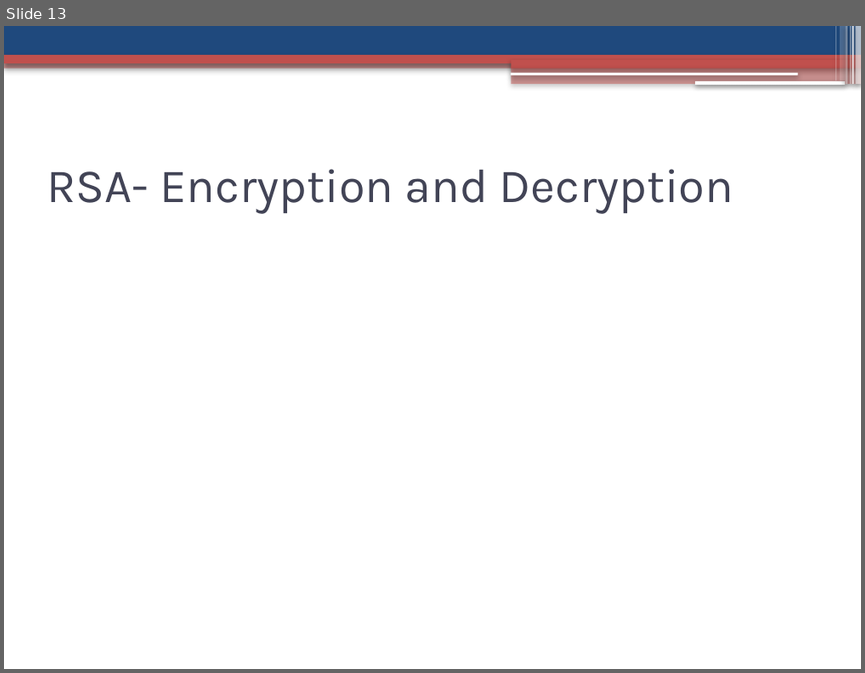
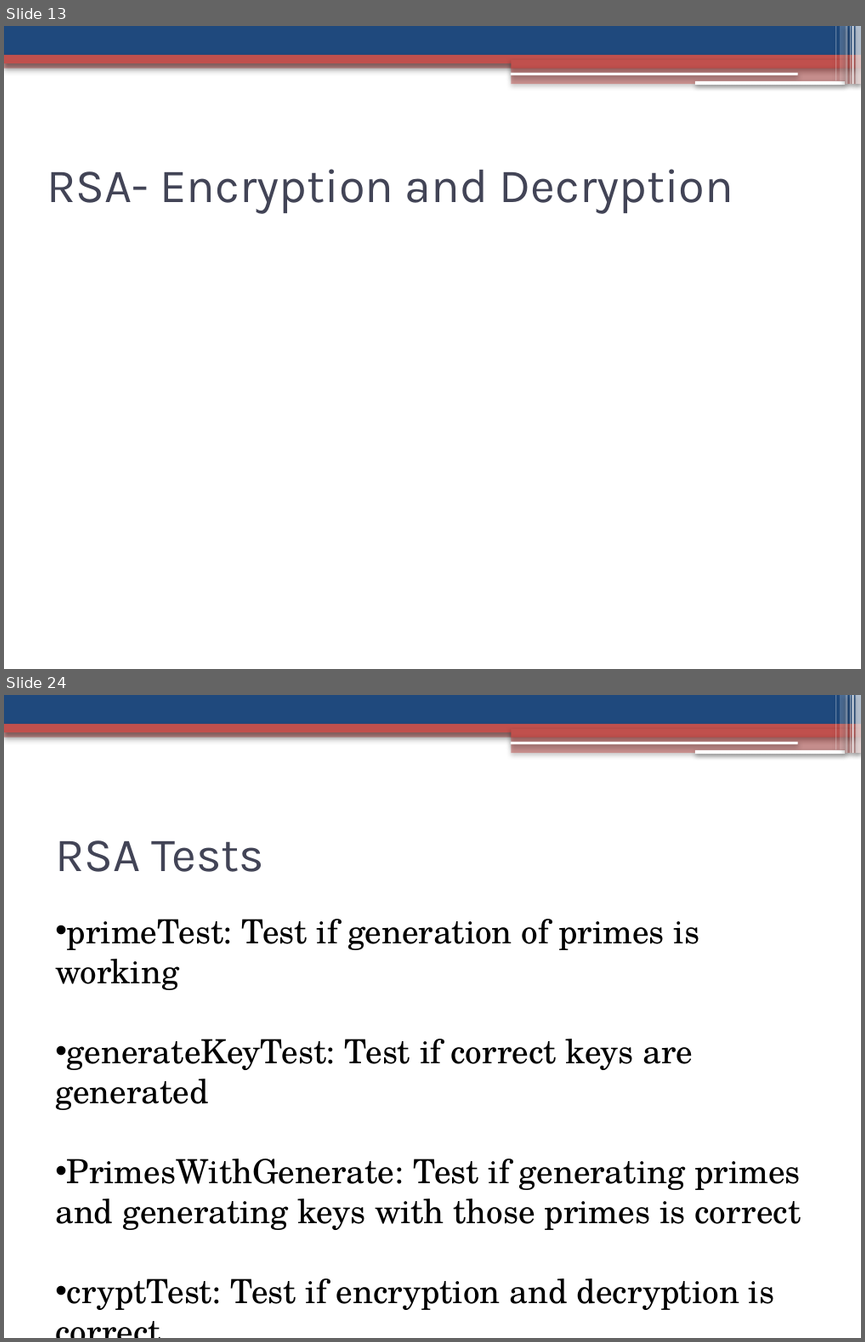
Before and after one commit to jaideng123/Cryptosystems, a slide deck: FinalPresentation.pptx. Shown one above the other, each under a label of ours: slide 13 before the commit, slides 13 and 24 after it; the slides between them are not shown. The pictures are 865x673 and 865x1342 pixels, drawn with LibreOffice and Linux fonts; fonts in the diff are those of the drawing. Boxes give left, top, right and bottom in pixels: in the first picture for what was removed or moved away, otherwise in the second. Text is boxed around its words. In the diff, an @@ line names an element or a change of style, - is before the commit and + after.

Commit message:
Add OpenSSL Testing and RSA Test case slides

```diff
--- a/FinalPresentation.pptx
+++ b/FinalPresentation.pptx
@@ slide 24 added at (x1=4, y1=695, x2=861, y2=1338), background #FFFFFF; not listed: 13 template elements that a slide beside it also shows @@
@@ text added at (x1=55, y1=840, x2=264, y2=872), 40 pt, text #424456 @@
+RSA Tests
@@ text added at (x1=55, y1=919, x2=801, y2=1310), 28 pt, text #000000 @@
+• primeTest: Test if generation of primes is working
+• generateKeyTest: Test if correct keys are generated
+• PrimesWithGenerate: Test if generating primes and generating keys with those primes is correct
+• cryptTest: Test if encryption and decryption is correct
```
Also in this commit, not shown: 6 slides changed, 9 other slides added.
